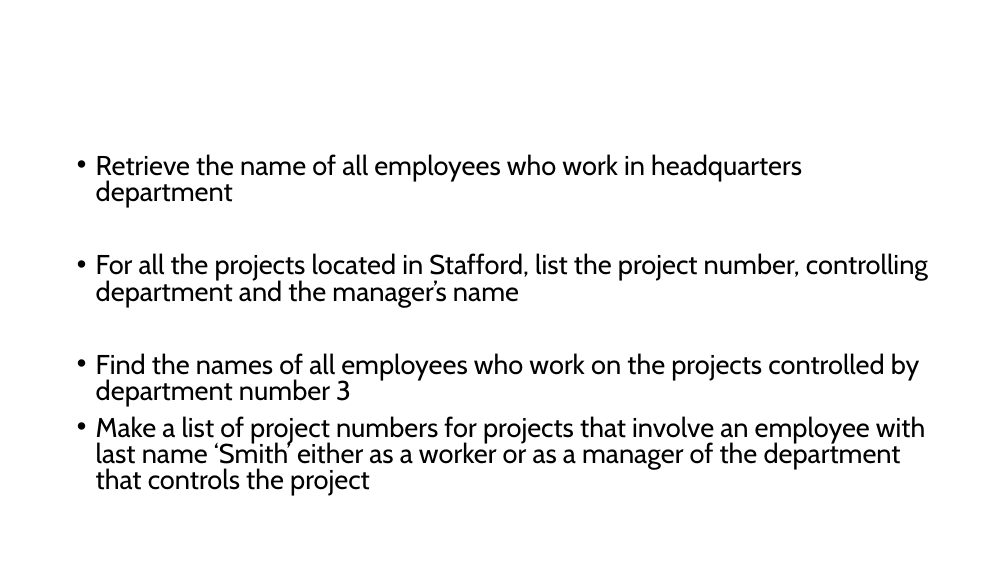
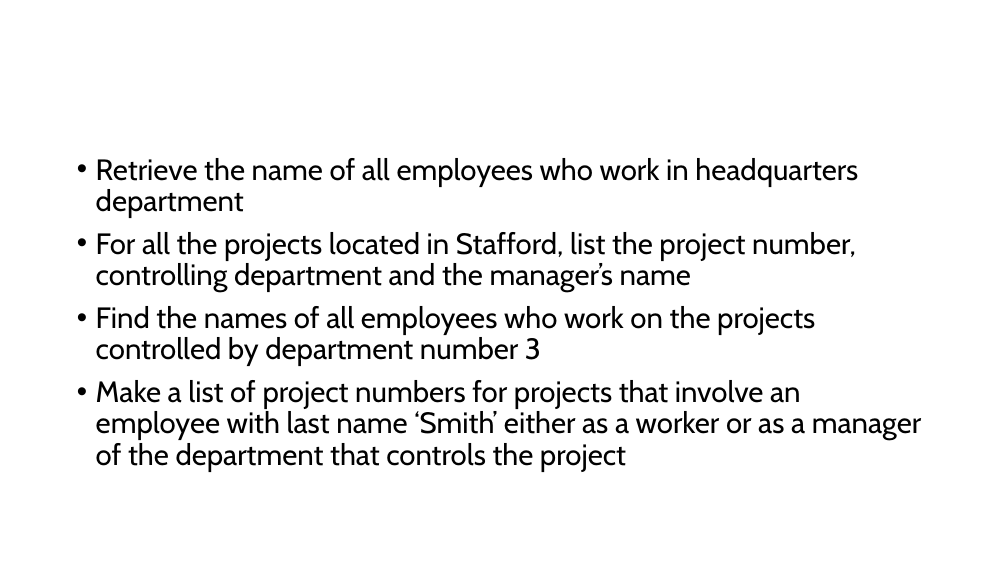
Before and after one commit to Muhammad-Ahmad17/SEM_4, a slide deck: slide 5 of DBMS/Theory/Slides/RelationalAlgebra_PracticeQueries.pptx. Drawn at 1008x567 pixels with LibreOffice and Linux fonts; fonts in the diff are those of the drawing. Boxes give left, top, right and bottom in pixels: in the first picture for what was removed or moved away, otherwise in the second. Text is boxed around its words. In the diff, an @@ line names an element or a change of style, - is before the commit and + after.

```diff
--- a/DBMS/Theory/Slides/RelationalAlgebra_PracticeQueries.pptx
+++ b/DBMS/Theory/Slides/RelationalAlgebra_PracticeQueries.pptx
@@ text "Retrieve the name of all ..." at <box>96,158,921,472</box>: size 25.9 to 28 pt; line spacing 0.8 to 0.9 @@
```
Also in this commit, not shown: 13 other files.
